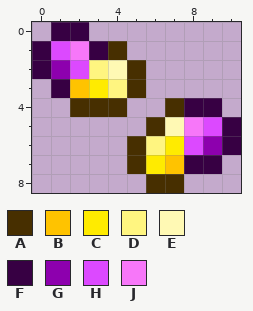
Edited in one commit: pixel-art sprite (Items/Seeds/AstralSeeds.png). The picture above was drawn from the file before the commit.
The file is 22x18 pixels, drawn in blocks of 2x2; one block is one cell here.
Palette (. is transparent): A #472f00  B #ffc300  C #ffeb00  D #fff580  E #fff9b4  F #370043  G #8d00ae  H #dc49ff  J #f777f9
Pixels before, first column x 0:
0 .FF........
1 FHJFA......
2 FGHDEA.....
3 .FBCDA.....
4 ..AAA..AFF.
5 ......AEJHF
6 .....ADCHGF
7 .....ACBFF.
8 ......AA...
Once edited:
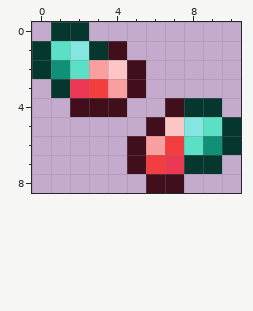
Edits made:
{"colour":"A","old":"#472f00","new":"#410e1c"}
{"colour":"B","old":"#ffc300","new":"#ec3755"}
{"colour":"C","old":"#ffeb00","new":"#f33e40"}
{"colour":"D","old":"#fff580","new":"#f99fa0"}
{"colour":"E","old":"#fff9b4","new":"#fcc6c7"}
{"colour":"F","old":"#370043","new":"#06372e"}
{"colour":"G","old":"#8d00ae","new":"#109177"}
{"colour":"H","old":"#dc49ff","new":"#5ae1c5"}
{"colour":"J","old":"#f777f9","new":"#84e5e1"}
{"label":"changed","picture_box":[32,22,241,193]}
